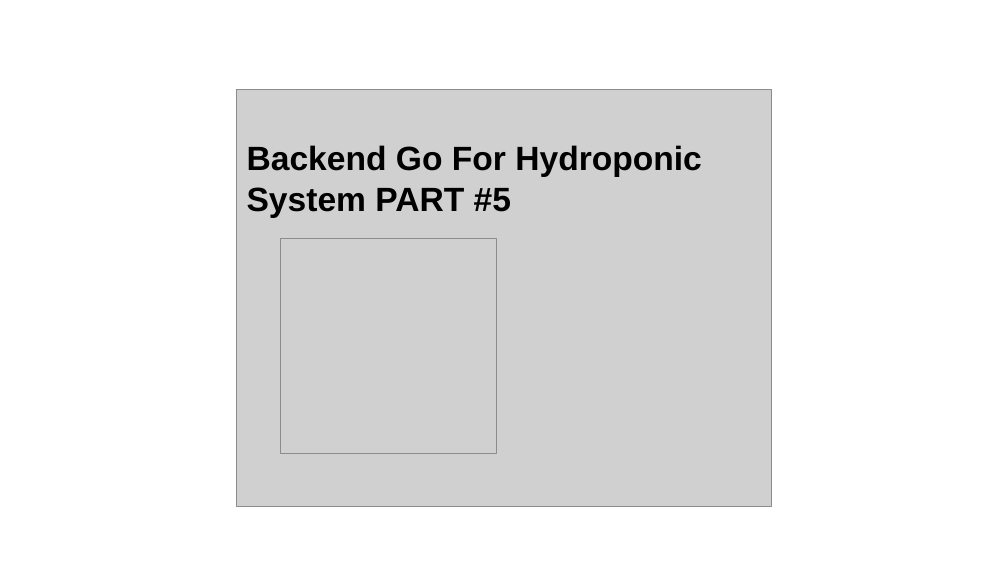
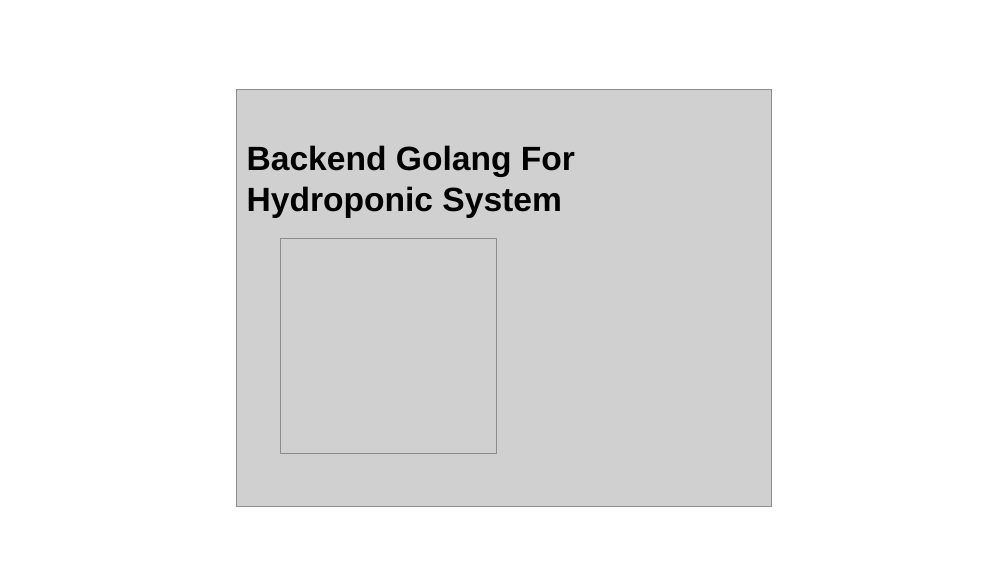
Before and after one commit to EputraP/hydroponic-project-assets, a slide deck: slide 3 of thumbnail.pptx. Drawn at 1008x567 pixels with LibreOffice and Linux fonts; fonts in the diff are those of the drawing; grey boxes stand for pictures. Boxes give left, top, right and bottom in pixels: in the first picture for what was removed or moved away, otherwise in the second. Text is boxed around its words. In the diff, an @@ line names an element or a change of style, - is before the commit and + after.

Commit message:
updated

```diff
--- a/thumbnail.pptx
+++ b/thumbnail.pptx
@@ text at [247,145,575,218]: text changed @@
-Backend Go For Hydroponic System PART #5
+Backend Golang For
+Hydroponic System
```
